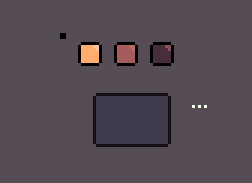
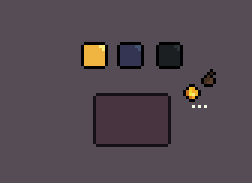
Layers edited between the first and the second 252x183 image:
removed layer "UIMiniMapMarker.png" over box(60, 33, 66, 39)
added layer "UIMiniMapMarkerLoot.png" above "UIMiniMapMarkerCoin.png" over box(201, 69, 216, 87)
added layer "UIMiniMapMarkerCoin.png" above "UIMiniMapRoom0.png" over box(183, 84, 201, 102)
painted on "UIMiniMapRoom0.png" over box(78, 42, 108, 69)
painted on "UIMiniMapRoom1.png" over box(114, 42, 144, 69)
painted on "UIMiniMapRoom2.png" over box(150, 42, 183, 69)
painted on "UIMiniMapContainer.png" over box(96, 96, 168, 144)
